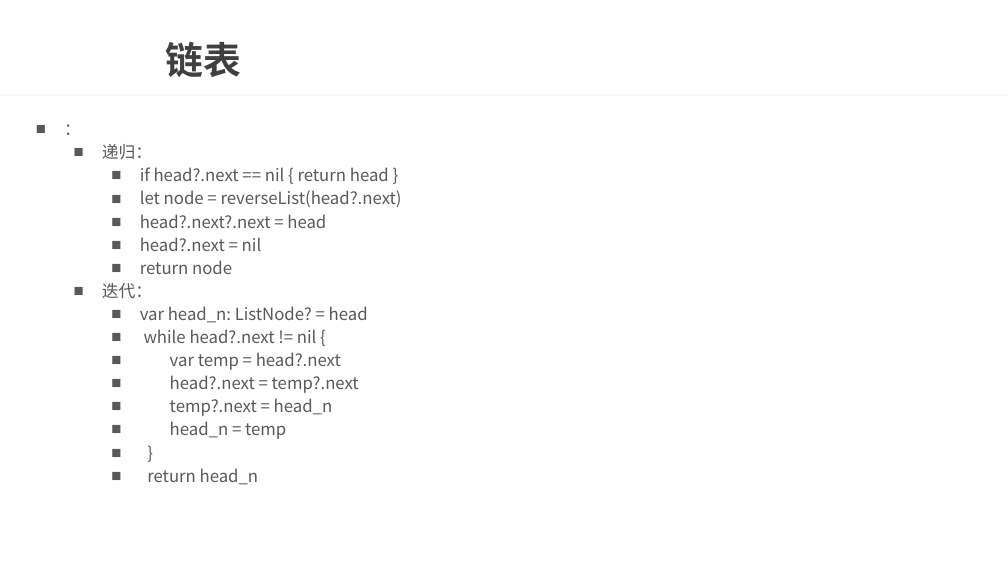
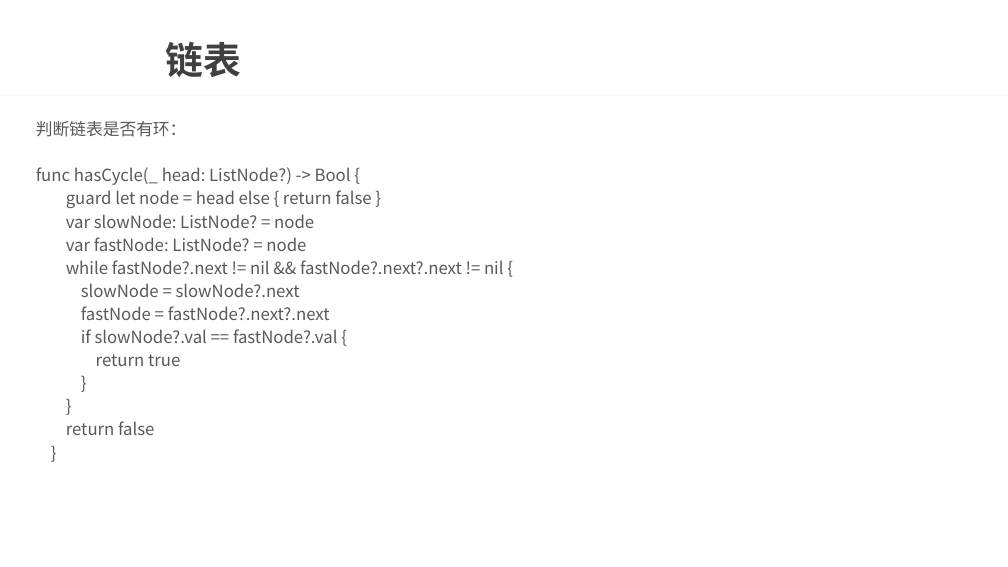
Before and after one commit to wtj900/wtj900.github.io, a slide deck: slide 12 of file/面试文档/13-数据结构与算法.pptx (slide 11 before the commit). Drawn at 1008x567 pixels with LibreOffice and Linux fonts; fonts in the diff are those of the drawing; background and template pictures are left out. Boxes give left, top, right and bottom in pixels: in the first picture for what was removed or moved away, otherwise in the second. Text is boxed around its words. In the diff, an @@ line names an element or a change of style, - is before the commit and + after.

Commit message:
链表

```diff
--- a/file/面试文档/13-数据结构与算法.pptx
+++ b/file/面试文档/13-数据结构与算法.pptx
@@ text "判断链表是否有环：" at [36, 121, 504, 435]: bullet ■ to none; list level 3 to 1 in "}" @@
@@ text at [36, 121, 504, 366]: text changed @@
-■ ：
-  ■ 递归：
-    ■ if head?.next == nil { return head }
-    ■ let node = reverseList(head?.next)
-    ■ head?.next?.next = head
-    ■ head?.next = nil
-    ■ return node
-  ■ 迭代：
-    ■ var head_n: ListNode? = head
-    ■ while head?.next != nil {
-    ■ var temp = head?.next
-    ■ head?.next = temp?.next
-    ■ temp?.next = head_n
-    ■ head_n = temp
+判断链表是否有环：
+func hasCycle(_ head: ListNode?) -> Bool {
+guard let node = head else { return false }
+var slowNode: ListNode? = node
+var fastNode: ListNode? = node
+while fastNode?.next != nil && fastNode?.next?.next != nil {
+slowNode = slowNode?.next
+fastNode = fastNode?.next?.next
+if slowNode?.val == fastNode?.val {
+return true
@@ text at [66, 421, 154, 435]: text changed @@
-    ■ return head_n
+}
+return false
+}
```
Also in this commit, not shown: 6 slides added, 1 slide removed.
